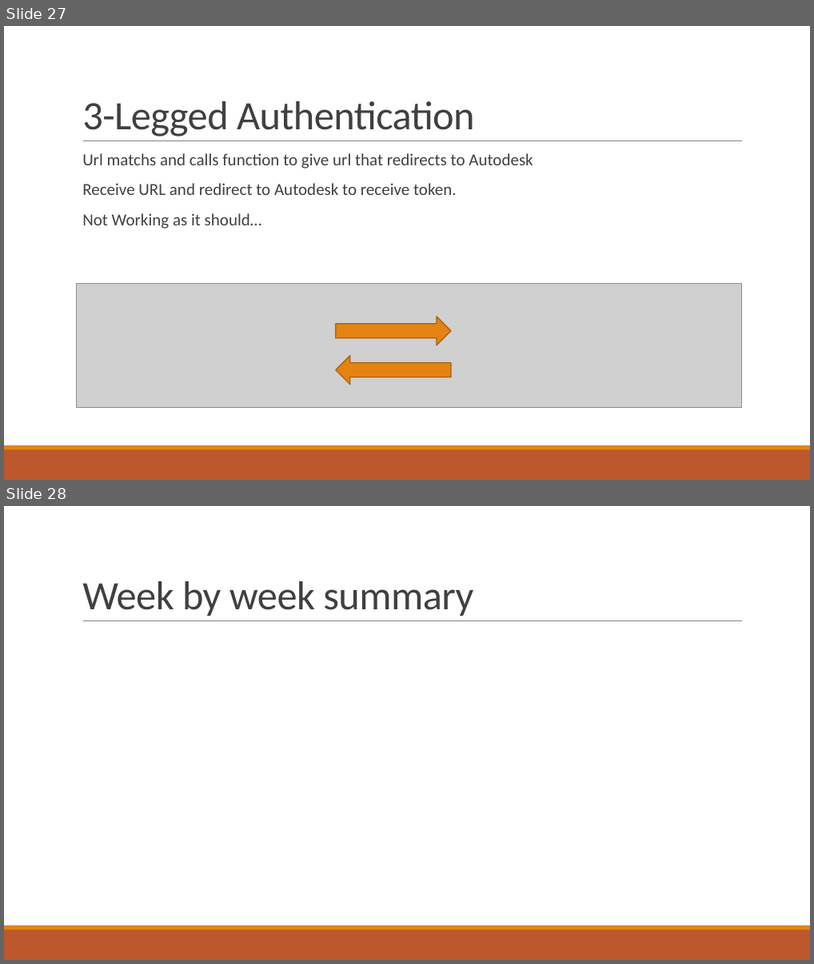
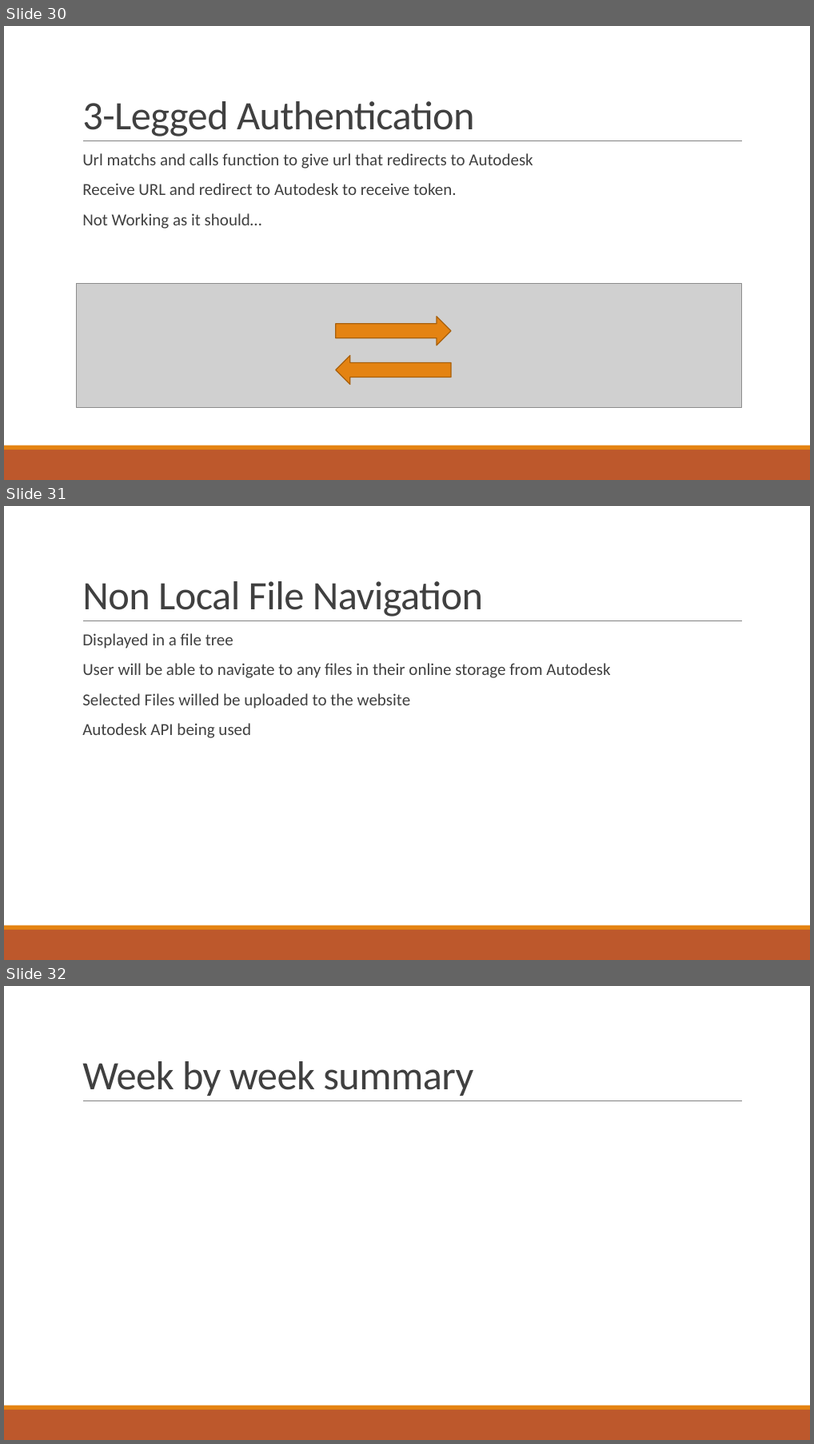
Before and after one commit to gonsalvg/Capstone-Forge-App, a slide deck: Project Documents/Progress Report 2/Progress report.pptx. Shown one above the other, each under a label of ours: slides 27 and 28 before the commit, slides 30, 31 and 32 after it. The pictures are 814x964 and 814x1444 pixels, drawn with LibreOffice and Linux fonts; fonts in the diff are those of the drawing; grey boxes stand for pictures. Boxes give left, top, right and bottom in pixels: in the first picture for what was removed or moved away, otherwise in the second. Text is boxed around its words. In the diff, an @@ line names an element or a change of style, - is before the commit and + after.

```diff
--- a/Project Documents/Progress Report 2/Progress report.pptx
+++ b/Project Documents/Progress Report 2/Progress report.pptx
@@ slide 31 added at box(4, 506, 810, 960), background #FFFFFF; not listed: 3 template elements that a slide beside it also shows @@
@@ title added at box(82, 581, 483, 616), 48 pt, text #404040 @@
+Non Local File Navigation
@@ text added at box(82, 633, 610, 738), 20 pt, text #404040 @@
+  Displayed in a file tree
+  User will be able to navigate to any files in their online storage from Autodesk
+  Selected Files willed be uploaded to the website
+  Autodesk API being used
@@ what was slide 27 is now slide 30 @@
@@ what was slide 28 is now slide 32 @@
```
Also in this commit, not shown: 8 slides changed, 3 other slides added, 1 other file.
